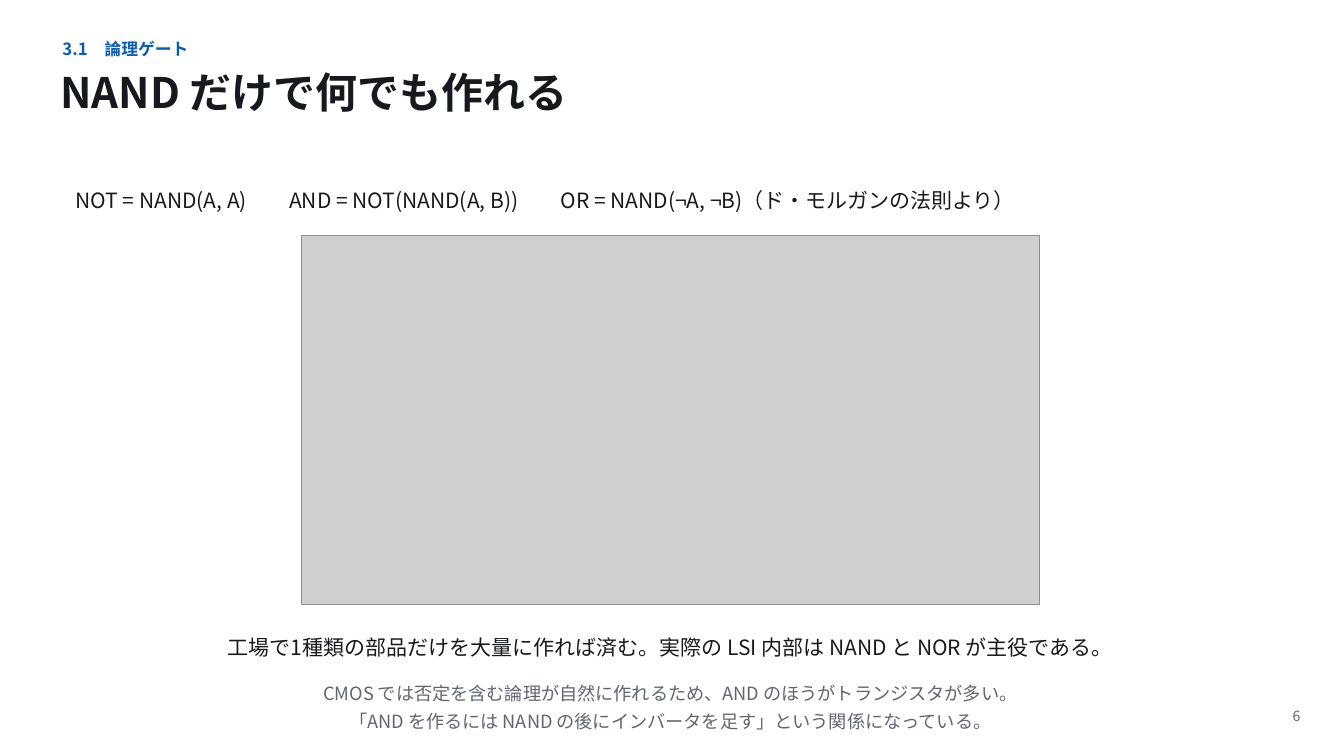
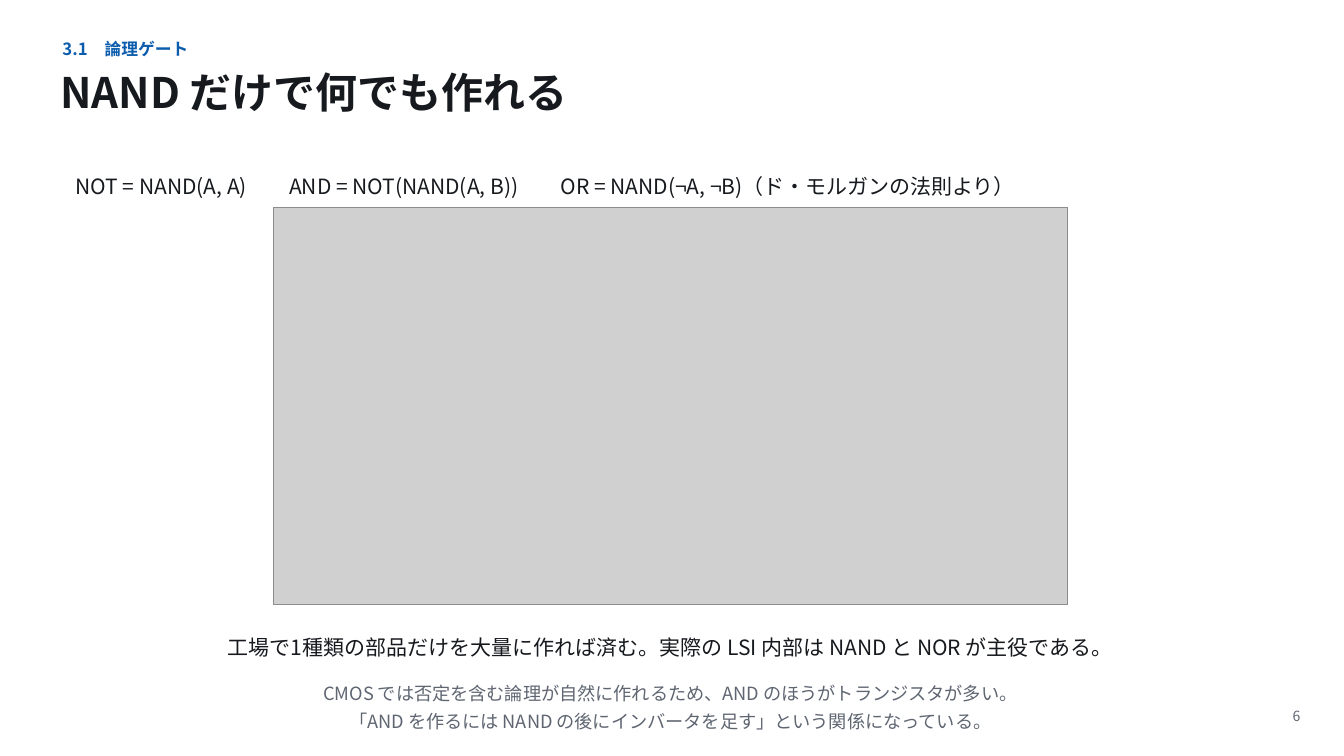
Before and after one commit to koide55/CompOutline, a slide deck: slide 6 of slides/第03回_論理回路からプロセッサへ.pptx. Drawn at 1344x756 pixels with LibreOffice and Linux fonts; fonts in the diff are those of the drawing; grey boxes stand for pictures. Boxes give left, top, right and bottom in pixels: in the first picture for what was removed or moved away, otherwise in the second. Text is boxed around its words. In the diff, an @@ line names an element or a change of style, - is before the commit and + after.

```diff
--- a/slides/第03回_論理回路からプロセッサへ.pptx
+++ b/slides/第03回_論理回路からプロセッサへ.pptx
@@ text "NOT = NAND(A, A) AND ...": place and size @@
-text "NOT = NAND(A, A) AND ..." at bbox=[76, 190, 1015, 212]
+text "NOT = NAND(A, A) AND ..." at bbox=[76, 176, 1015, 198]
@@ picture: place and size @@
-picture at bbox=[301, 236, 1040, 605]
+picture at bbox=[273, 208, 1068, 605]
```
Also in this commit, not shown: 4 other slides changed, 23 other files.
